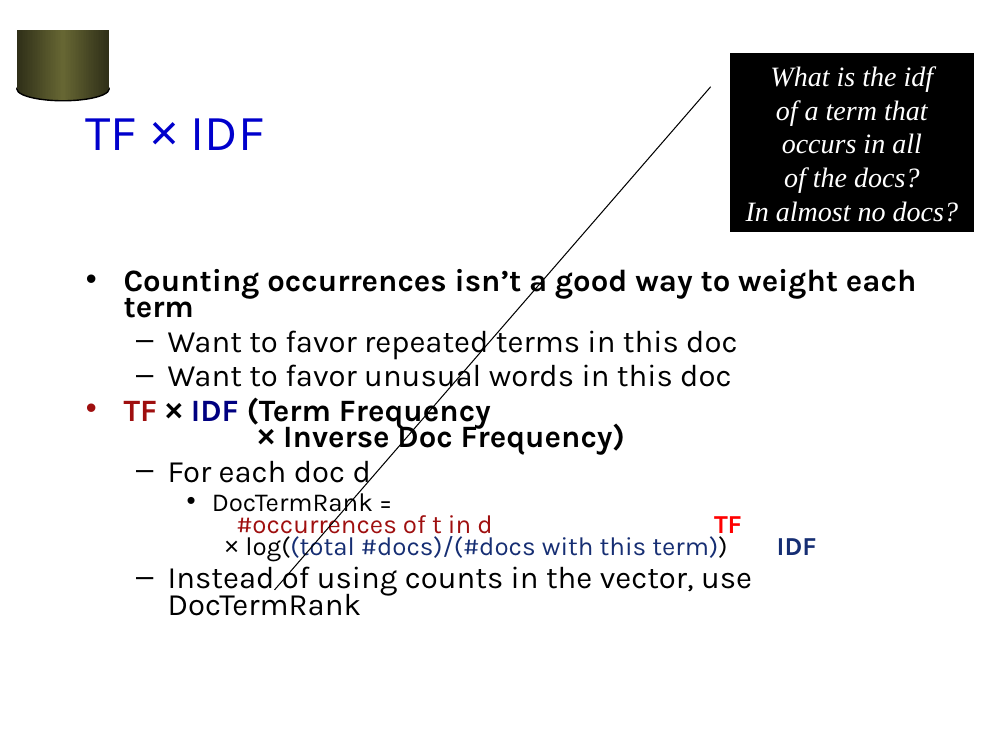
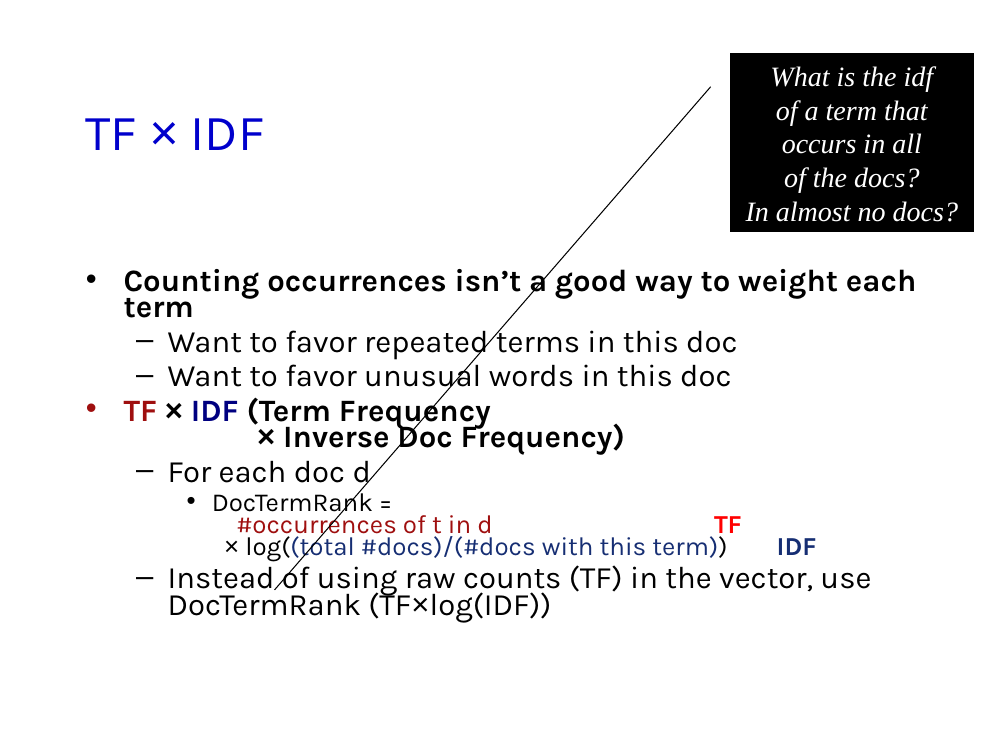
Before and after one commit to jhellerstein/cs186-09, a slide deck: slide 6 of lecs/20-Search2.ppt. Drawn at 1008x756 pixels with LibreOffice and Linux fonts; fonts in the diff are those of the drawing; background and template pictures are left out. Boxes give left, top, right and bottom in pixels: in the first picture for what was removed or moved away, otherwise in the second. Text is boxed around its words. In the diff, an @@ line names an element or a change of style, - is before the commit and + after.

```diff
--- a/lecs/20-Search2.ppt
+++ b/lecs/20-Search2.ppt
@@ rectangle removed at bbox=[17, 30, 110, 90] @@
@@ ellipse removed at bbox=[17, 78, 110, 101] @@
@@ text at bbox=[168, 561, 871, 622]: text changed @@
-  – Instead of using counts in the vector, use DocTermRank
+  – Instead of using raw counts (TF) in the vector, use DocTermRank (TF×log(IDF))
```
Also in this commit, not shown: 22 other slides changed, 1 other file.
